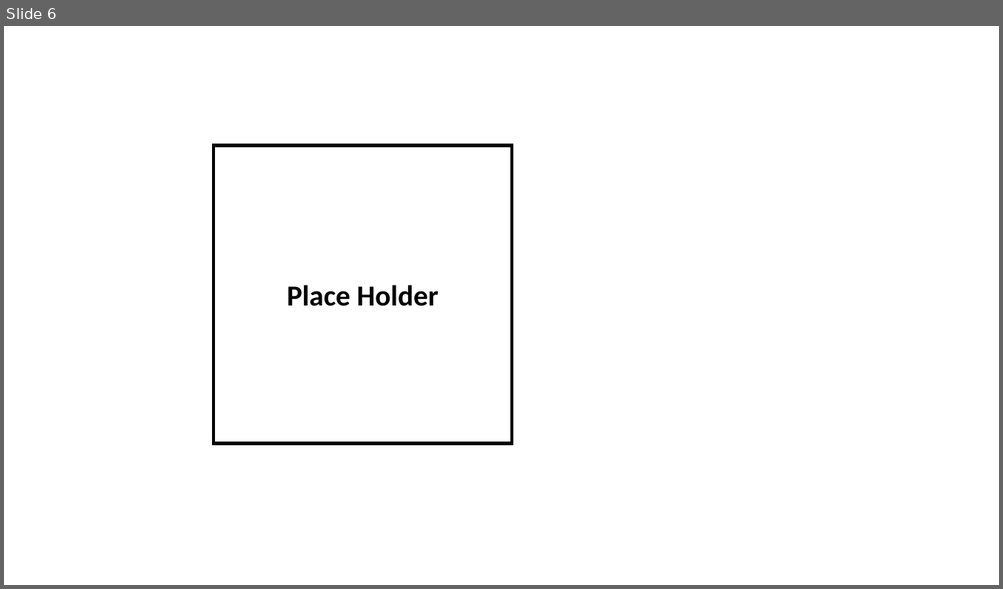
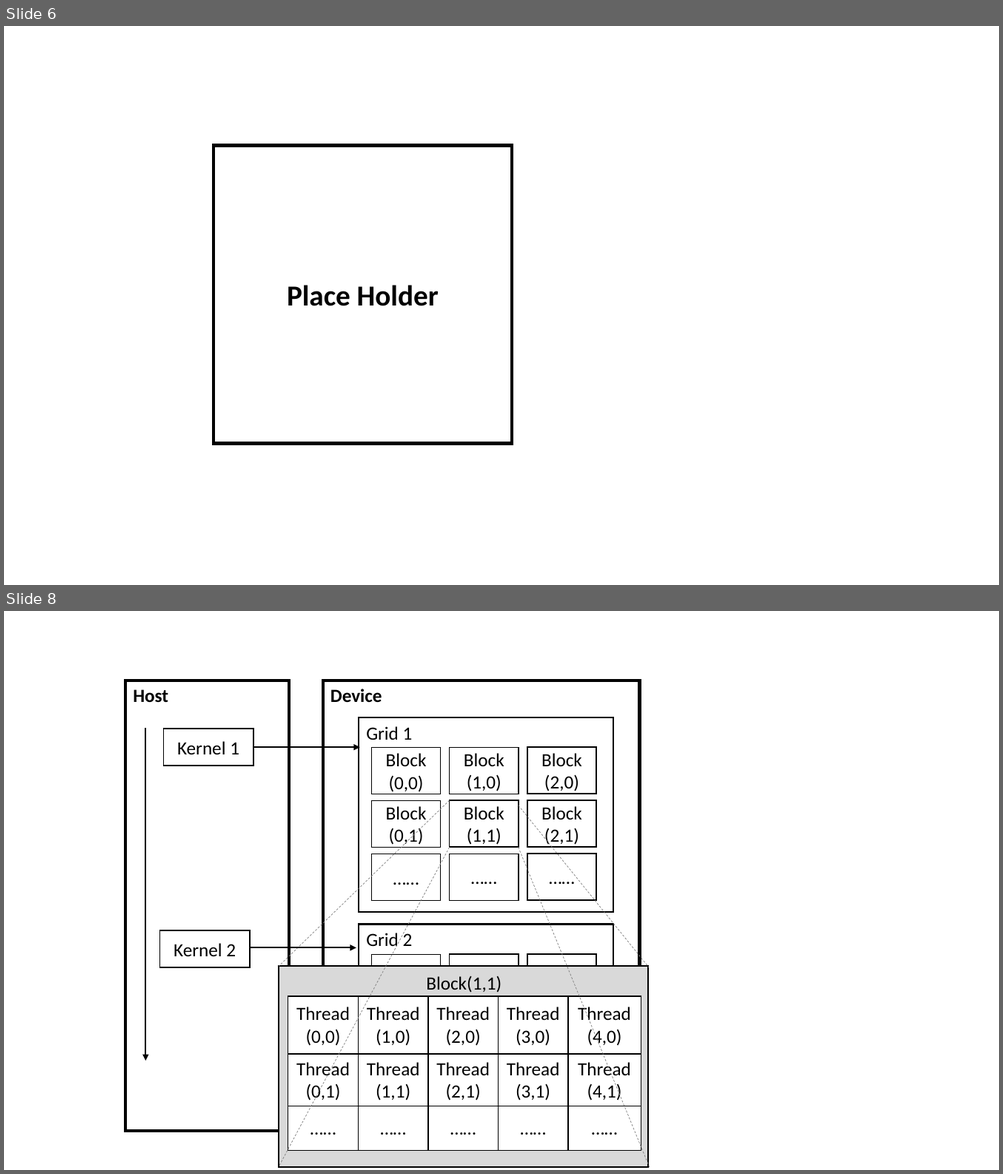
Before and after one commit to pauline-ly/databases_gpu, a slide deck: tkde-revision/fig/figures.pptx. Shown one above the other, each under a label of ours: slide 6 before the commit, slides 6 and 8 after it; the slides between them are not shown. The pictures are 1003x589 and 1003x1174 pixels, drawn with LibreOffice and Linux fonts; fonts in the diff are those of the drawing. Boxes give left, top, right and bottom in pixels: in the first picture for what was removed or moved away, otherwise in the second. Text is boxed around its words. In the diff, an @@ line names an element or a change of style, - is before the commit and + after.

```diff
--- a/tkde-revision/fig/figures.pptx
+++ b/tkde-revision/fig/figures.pptx
@@ slide 8 added at [4,611,999,1170], background #FFFFFF @@
@@ rectangle added at [125,681,289,1132], fill #FFFFFF, outline #000000 3 pt @@
@@ text added at [133,689,168,703], 18 pt, text #000000, bold @@
+Host
@@ rectangle added at [324,681,640,1132], fill #FFFFFF, outline #000000 3 pt @@
@@ text added at [330,689,382,703], 18 pt, text #000000, bold @@
+Device
@@ arrow added from (146, 728) to (146, 1061), #000000 1.5 pt @@
@@ rectangle added at [164,729,254,766], fill #FFFFFF, outline #000000 1 pt, 18 pt, text #000000 @@
+Kernel 1
@@ arrow added from (253, 748) to (360, 748), #000000 1.5 pt @@
@@ line added from (449, 800) to (279, 966), #808080 0.5 pt dashed @@
@@ line added from (518, 806) to (649, 968), #808080 0.5 pt dashed @@
@@ line added from (449, 848) to (279, 1167), #808080 0.5 pt dashed @@
@@ line added from (518, 848) to (649, 1168), #808080 0.5 pt dashed @@
@@ group added at [359,718,614,912]: 10 rectangles, 1 text @@
+Grid 1
+Block
+(0,0)
+Block
+(0,1)
+……
+Block
+(1,0)
+Block
+(1,1)
+……
+Block
+(2,0)
+Block
+(2,1)
+……
@@ rectangle added at [160,931,250,968], fill #FFFFFF, outline #000000 1 pt, 18 pt, text #000000 @@
+Kernel 2
@@ arrow added from (250, 948) to (356, 948), #000000 1.5 pt @@
@@ group added at [359,924,614,1119]: 4 rectangles, 1 text @@
+Grid 2
@@ rectangle added at [279,966,648,1167], fill #D9D9D9, outline #000000 1.5 pt @@
@@ text added at [426,977,501,993], 18 pt, text #000000 @@
+Block(1,1)
@@ table added at [288,997,641,1151], 3 rows, 5 columns @@
+Thread / (0,0) | Thread / (1,0) | Thread / (2,0) | Thread / (3,0) | Thread / (4,0)
+Thread / (0,1) | Thread / (1,1) | Thread / (2,1) | Thread / (3,1) | Thread / (4,1)
+…… | …… | …… | …… | ……
```
Also in this commit, not shown: 2 other slides added, 33 other files.
